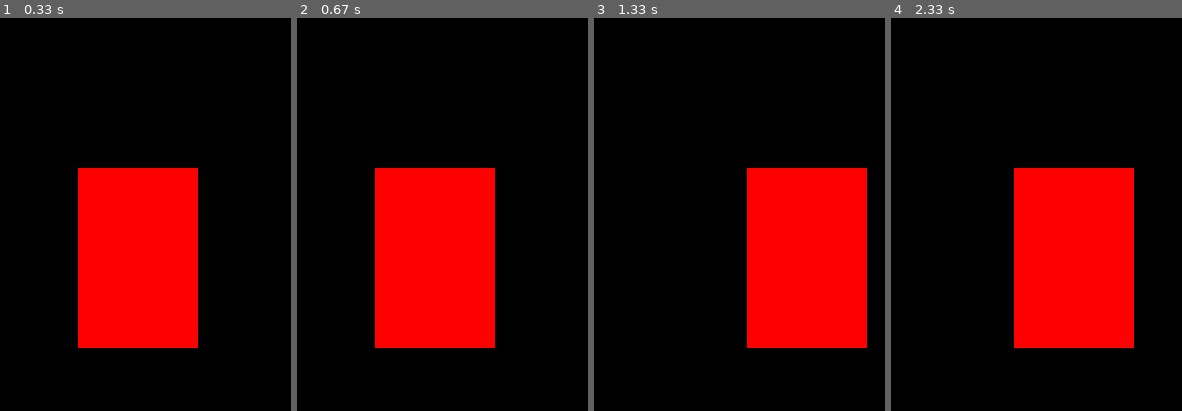
Above: before the commit, frames 1-4 (left to right).
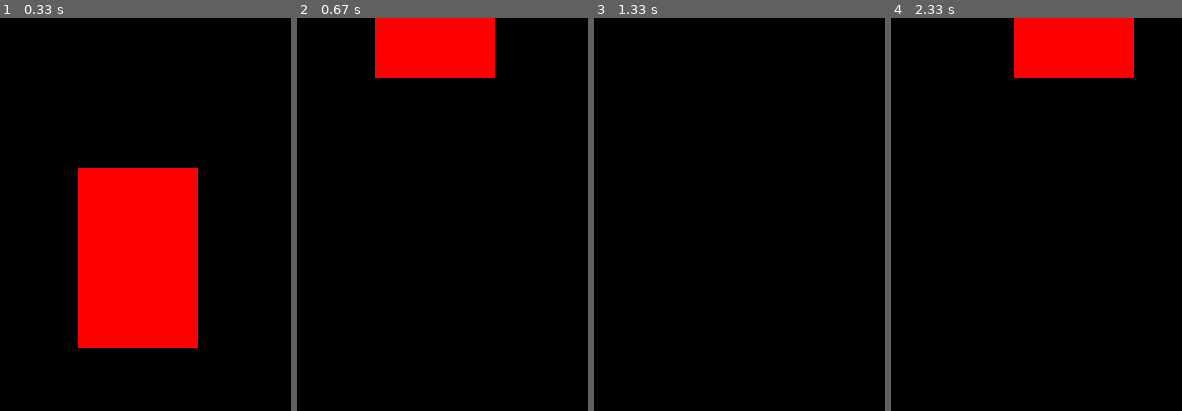
Above: after the commit, the same moments.

Repository: takhat/pygame-learn
Game: pygame game, started from first_game.py
Same seed, same stepped clock (60 frames per second), same inputs: the game is played once before the commit and once after it.
Inputs:
- Up to frame 1 (0.33 s): no input
- Up to frame 2 (0.67 s): tap Space at 0.33 s
- Up to frame 3 (1.33 s): hold Space 0.67-1.13 s; hold Right 0.67-1.13 s
- Up to frame 4 (2.33 s): hold Left from 2.17 s (still down)

Frame 1 is identical in both runs. In frame 2, 25% of the frame differs, in the area x 26-69%, y 0-84%; in frame 3, 19%; in frame 4, 25%.

Commit message:
added jumping functionality to the character.

Diff:
--- a/first_game.py
+++ b/first_game.py
@@ -7,12 +7,13 @@
 
 pygame.display.set_caption("First Game")                      #sets the caption of the window
 
-x=50        #character's x position
-y=50        #character's y position
-width=40    #character's width
-height=60   #character's height
-vel=5       #how fast the character moves
-
+x=50            #character's x position
+y=50            #character's y position
+width=40        #character's width
+height=60       #character's height
+vel=5           #how fast the character moves
+is_jump=False   #is the character jumping or not
+jump_count=10   #
 #main loop: we use main loop to check for events etc.
 run = True
 while run:
@@ -22,15 +23,28 @@
         if event.type==pygame.QUIT:     #such as mouse position moved, key presses, mouse clicks, etc.
             run=False
 
-    keys = pygame.key.get_pressed()                         #listens for key presses
-    if keys[pygame.K_LEFT] and x>vel:                       #left key press decreases x position by vel
+    keys = pygame.key.get_pressed()                             #listens for key presses
+    if keys[pygame.K_LEFT] and x>vel:                           #left key press decreases x position by vel
         x-=vel
-    if keys[pygame.K_RIGHT] and x<screen_width-width-vel:   #right key press increases x position by vel and
-        x+=vel                                              #prevents rectangle from moving out of screen
-    if keys[pygame.K_UP] and x<vel:                         #up key press decreases y position by vel
-        y-=vel
-    if keys[pygame.K_DOWN] and y<screen_height-height-vel:  #down key press increases y position by vel and
-        y+=vel                                              #prevents rectangle from moving out of screen
+    if keys[pygame.K_RIGHT] and x<screen_width-width-vel:       #right key press increases x position by vel and
+        x+=vel                                                  #prevents rectangle from moving out of screen
+    if not is_jump:
+        if keys[pygame.K_UP] and y>vel:                         #up key press decreases y position by vel
+            y-=vel
+        if keys[pygame.K_DOWN] and y<screen_height-height-vel:  #down key press increases y position by vel and
+            y+=vel
+        if keys[pygame.K_SPACE]:
+            is_jump = True
+    else:
+        if jump_count>=-10:
+            neg = 1
+            if jump_count < 0:
+                neg = -1
+            y -= (jump_count ** 2) * 0.5 * neg
+            jump_count -= 1
+        else:
+            is_jump = False
+            jump_count = 10
 
     #fills the screen by black color to match the background so that
     #as new rectangle is drawn, old ones are hidden
